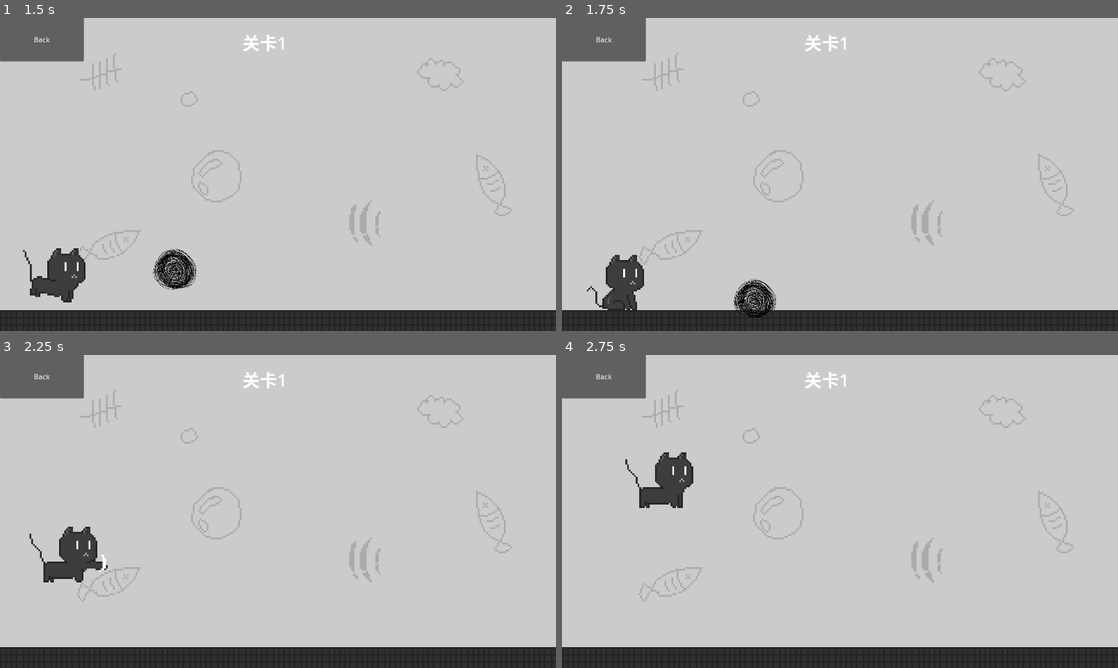
Above: before the commit, frames 1-4 (two rows, left to right).
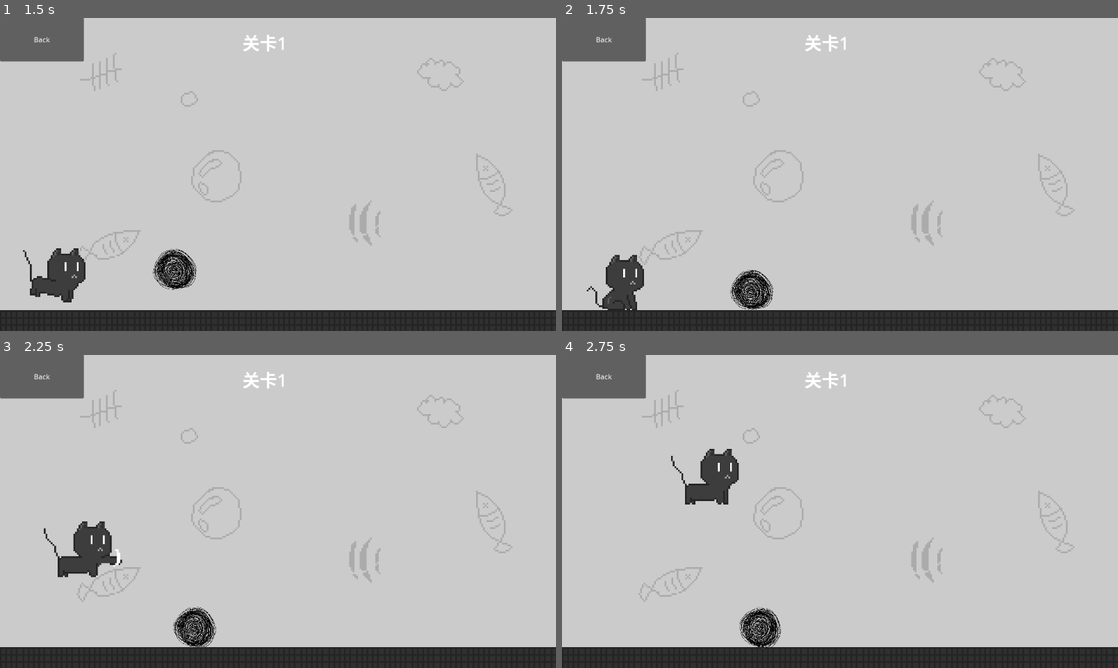
Above: after the commit, the same moments.

Repository: lzcm729/cat-and-string-ball
Game: Godot game, scene res://GUI/start_menu.tscn
Same seed, same stepped clock (60 frames per second), same inputs: the game is played once before the commit and once after it.
Inputs:
- Up to frame 1 (1.5 s): click "Play" at 0.5 s; click "关卡1" at 1.25 s
- Up to frame 2 (1.75 s): no input
- Up to frame 3 (2.25 s): tap Enter (ui_accept) at 2 s; hold Right (ui_right) from 2.03 s (still down); tap F (ui_patpat) at 2.1 s
- Up to frame 4 (2.75 s): keep holding Right (ui_right); tap Enter (ui_accept) at 2.27 s

Frame 1 is identical in both runs. In frame 2, 0.7% of the frame differs, in the area x 30-39%, y 80-97%; in frame 3, 2.0%; in frame 4, 3.0%, in the area x 11-40%, y 30-94%.

Commit message:
猫可以击球

Diff:
--- a/StringBall/StringBall.tscn
+++ b/StringBall/StringBall.tscn
@@ -9,8 +9,7 @@
 radius = 50.0
 
 [node name="StringBall" type="RigidBody2D"]
-collision_layer = 2
-collision_mask = 2
+collision_layer = 8
 physics_material_override = SubResource("PhysicsMaterial_duu8p")
 angular_damp = 1.0
 script = ExtResource("1_v6uy8")
--- a/cat/cat.gd
+++ b/cat/cat.gd
@@ -1,7 +1,7 @@
 extends CharacterBody2D
 
 
-const speed = 150
+const speed = 300
 const jump_velocity = -800
 
 var gravity = ProjectSettings.get_setting("physics/2d/default_gravity")
@@ -51,16 +51,17 @@
 			cat_action.play('JumpRight')
 
 	if Input.is_action_just_pressed("ui_patpat"):
-		#set_collision_layer_value(2, true)
-		for body in cat_area.get_overlapping_bodies():
-			if body.has_method("Hit"):
-				body.Hit(Vector2(10000, 0))  # 调用物体的 Hit 方法，施加力量向量 (10000, 0)
-		#set_collision_layer_value(2, false)
 		if is_left:
 			cat_action.play('AttackLeft')
-			await cat_action.animation_finished
 		else:
 			cat_action.play('AttackRight')
-			await cat_action.animation_finished
 
 	move_and_slide()
+
+
+func _on_pat_area_body_entered(body):
+	if body.name == 'StringBall':
+		if self.position.x - body.position.x < 0:
+			body.Hit(Vector2(20000, 0))
+		else:
+			body.Hit(Vector2(-20000, 0))
--- a/cat/cat.tscn
+++ b/cat/cat.tscn
@@ -2,91 +2,6 @@
 
 [ext_resource type="Script" path="res://cat/cat.gd" id="1_6rb40"]
 [ext_resource type="Texture2D" uid="uid://bvd1v3llm4gn3" path="res://UI/cat.png" id="2_oathd"]
-
-[sub_resource type="Animation" id="Animation_j475e"]
-resource_name = "RunRight"
-length = 0.5
-loop_mode = 1
-tracks/0/type = "value"
-tracks/0/imported = false
-tracks/0/enabled = true
-tracks/0/path = NodePath("Sprite2D:frame")
-tracks/0/interp = 1
-tracks/0/loop_wrap = true
-tracks/0/keys = {
-"times": PackedFloat32Array(0, 0.1, 0.2, 0.3, 0.4),
-"transitions": PackedFloat32Array(1, 1, 1, 1, 1),
-"update": 1,
-"values": [7, 8, 9, 10, 11]
-}
-
-[sub_resource type="Animation" id="Animation_krk20"]
-resource_name = "RunLeft"
-length = 0.5
-loop_mode = 1
-tracks/0/type = "value"
-tracks/0/imported = false
-tracks/0/enabled = true
-tracks/0/path = NodePath("Sprite2D:frame")
-tracks/0/interp = 1
-tracks/0/loop_wrap = true
-tracks/0/keys = {
-"times": PackedFloat32Array(0, 0.1, 0.2, 0.3, 0.4),
-"transitions": PackedFloat32Array(1, 1, 1, 1, 1),
-"update": 1,
-"values": [27, 28, 29, 30, 31]
-}
-
-[sub_resource type="Animation" id="Animation_wr3en"]
-length = 0.001
-tracks/0/type = "value"
-tracks/0/imported = false
-tracks/0/enabled = true
-tracks/0/path = NodePath("Sprite2D:frame")
-tracks/0/interp = 1
-tracks/0/loop_wrap = true
-tracks/0/keys = {
-"times": PackedFloat32Array(0),
-"transitions": PackedFloat32Array(1),
-"update": 1,
-"values": [7]
-}
-tracks/1/type = "value"
-tracks/1/imported = false
-tracks/1/enabled = true
-tracks/1/path = NodePath("Marker2D/PatArea:rotation")
-tracks/1/interp = 1
-tracks/1/loop_wrap = true
-tracks/1/keys = {
-"times": PackedFloat32Array(0),
-"transitions": PackedFloat32Array(1),
-"update": 0,
-"values": [1.5708]
-}
-tracks/2/type = "value"
-tracks/2/imported = false
-tracks/2/enabled = true
-tracks/2/path = NodePath("Marker2D/PatArea:position")
-tracks/2/interp = 1
-tracks/2/loop_wrap = true
-tracks/2/keys = {
-"times": PackedFloat32Array(0),
-"transitions": PackedFloat32Array(1),
-"update": 0,
-"values": [Vector2(37, 18)]
-}
-tracks/3/type = "value"
-tracks/3/imported = false
-tracks/3/enabled = true
-tracks/3/path = NodePath("Marker2D/PatArea/CollisionShape2D:disabled")
-tracks/3/interp = 1
-tracks/3/loop_wrap = true
-tracks/3/keys = {
-"times": PackedFloat32Array(0),
-"transitions": PackedFloat32Array(1),
-"update": 1,
-"values": [false]
-}
 
 [sub_resource type="Animation" id="Animation_2hibm"]
 resource_name = "AttackLeft"
@@ -193,40 +108,6 @@
 "values": [false, true]
 }
 
-[sub_resource type="Animation" id="Animation_fgu45"]
-resource_name = "JumpLeft"
-length = 0.1
-loop_mode = 1
-tracks/0/type = "value"
-tracks/0/imported = false
-tracks/0/enabled = true
-tracks/0/path = NodePath("Sprite2D:frame")
-tracks/0/interp = 1
-tracks/0/loop_wrap = true
-tracks/0/keys = {
-"times": PackedFloat32Array(0),
-"transitions": PackedFloat32Array(1),
-"update": 1,
-"values": [37]
-}
-
-[sub_resource type="Animation" id="Animation_h2f5l"]
-resource_name = "JumpRight"
-length = 0.1
-loop_mode = 1
-tracks/0/type = "value"
-tracks/0/imported = false
-tracks/0/enabled = true
-tracks/0/path = NodePath("Sprite2D:frame")
-tracks/0/interp = 1
-tracks/0/loop_wrap = true
-tracks/0/keys = {
-"times": PackedFloat32Array(0),
-"transitions": PackedFloat32Array(1),
-"update": 1,
-"values": [17]
-}
-
 [sub_resource type="Animation" id="Animation_xuep6"]
 resource_name = "FallLeft"
 length = 0.1
@@ -365,6 +246,125 @@
 "transitions": PackedFloat32Array(1),
 "update": 1,
 "values": [true]
+}
+
+[sub_resource type="Animation" id="Animation_fgu45"]
+resource_name = "JumpLeft"
+length = 0.1
+loop_mode = 1
+tracks/0/type = "value"
+tracks/0/imported = false
+tracks/0/enabled = true
+tracks/0/path = NodePath("Sprite2D:frame")
+tracks/0/interp = 1
+tracks/0/loop_wrap = true
+tracks/0/keys = {
+"times": PackedFloat32Array(0),
+"transitions": PackedFloat32Array(1),
+"update": 1,
+"values": [37]
+}
+
+[sub_resource type="Animation" id="Animation_h2f5l"]
+resource_name = "JumpRight"
+length = 0.1
+loop_mode = 1
+tracks/0/type = "value"
+tracks/0/imported = false
+tracks/0/enabled = true
+tracks/0/path = NodePath("Sprite2D:frame")
+tracks/0/interp = 1
+tracks/0/loop_wrap = true
+tracks/0/keys = {
+"times": PackedFloat32Array(0),
+"transitions": PackedFloat32Array(1),
+"update": 1,
+"values": [17]
+}
+
+[sub_resource type="Animation" id="Animation_wr3en"]
+length = 0.001
+tracks/0/type = "value"
+tracks/0/imported = false
+tracks/0/enabled = true
+tracks/0/path = NodePath("Sprite2D:frame")
+tracks/0/interp = 1
+tracks/0/loop_wrap = true
+tracks/0/keys = {
+"times": PackedFloat32Array(0),
+"transitions": PackedFloat32Array(1),
+"update": 1,
+"values": [7]
+}
+tracks/1/type = "value"
+tracks/1/imported = false
+tracks/1/enabled = true
+tracks/1/path = NodePath("Marker2D/PatArea:rotation")
+tracks/1/interp = 1
+tracks/1/loop_wrap = true
+tracks/1/keys = {
+"times": PackedFloat32Array(0),
+"transitions": PackedFloat32Array(1),
+"update": 0,
+"values": [1.5708]
+}
+tracks/2/type = "value"
+tracks/2/imported = false
+tracks/2/enabled = true
+tracks/2/path = NodePath("Marker2D/PatArea:position")
+tracks/2/interp = 1
+tracks/2/loop_wrap = true
+tracks/2/keys = {
+"times": PackedFloat32Array(0),
+"transitions": PackedFloat32Array(1),
+"update": 0,
+"values": [Vector2(37, 18)]
+}
+tracks/3/type = "value"
+tracks/3/imported = false
+tracks/3/enabled = true
+tracks/3/path = NodePath("Marker2D/PatArea/CollisionShape2D:disabled")
+tracks/3/interp = 1
+tracks/3/loop_wrap = true
+tracks/3/keys = {
+"times": PackedFloat32Array(0),
+"transitions": PackedFloat32Array(1),
+"update": 1,
+"values": [false]
+}
+
+[sub_resource type="Animation" id="Animation_krk20"]
+resource_name = "RunLeft"
+length = 0.5
+loop_mode = 1
+tracks/0/type = "value"
+tracks/0/imported = false
+tracks/0/enabled = true
+tracks/0/path = NodePath("Sprite2D:frame")
+tracks/0/interp = 1
+tracks/0/loop_wrap = true
+tracks/0/keys = {
+"times": PackedFloat32Array(0, 0.1, 0.2, 0.3, 0.4),
+"transitions": PackedFloat32Array(1, 1, 1, 1, 1),
+"update": 1,
+"values": [27, 28, 29, 30, 31]
+}
+
+[sub_resource type="Animation" id="Animation_j475e"]
+resource_name = "RunRight"
+length = 0.5
+loop_mode = 1
+tracks/0/type = "value"
+tracks/0/imported = false
+tracks/0/enabled = true
+tracks/0/path = NodePath("Sprite2D:frame")
+tracks/0/interp = 1
+tracks/0/loop_wrap = true
+tracks/0/keys = {
+"times": PackedFloat32Array(0, 0.1, 0.2, 0.3, 0.4),
+"transitions": PackedFloat32Array(1, 1, 1, 1, 1),
+"update": 1,
+"values": [7, 8, 9, 10, 11]
 }
 
 [sub_resource type="AnimationLibrary" id="AnimationLibrary_xxpiv"]
@@ -424,3 +424,5 @@
 rotation = 1.5708
 shape = SubResource("CapsuleShape2D_nlfbr")
 debug_color = Color(0.918074, 0.213702, 0.480587, 0.42)
+
+[connection signal="body_entered" from="Marker2D/PatArea" to="." method="_on_pat_area_body_entered"]
